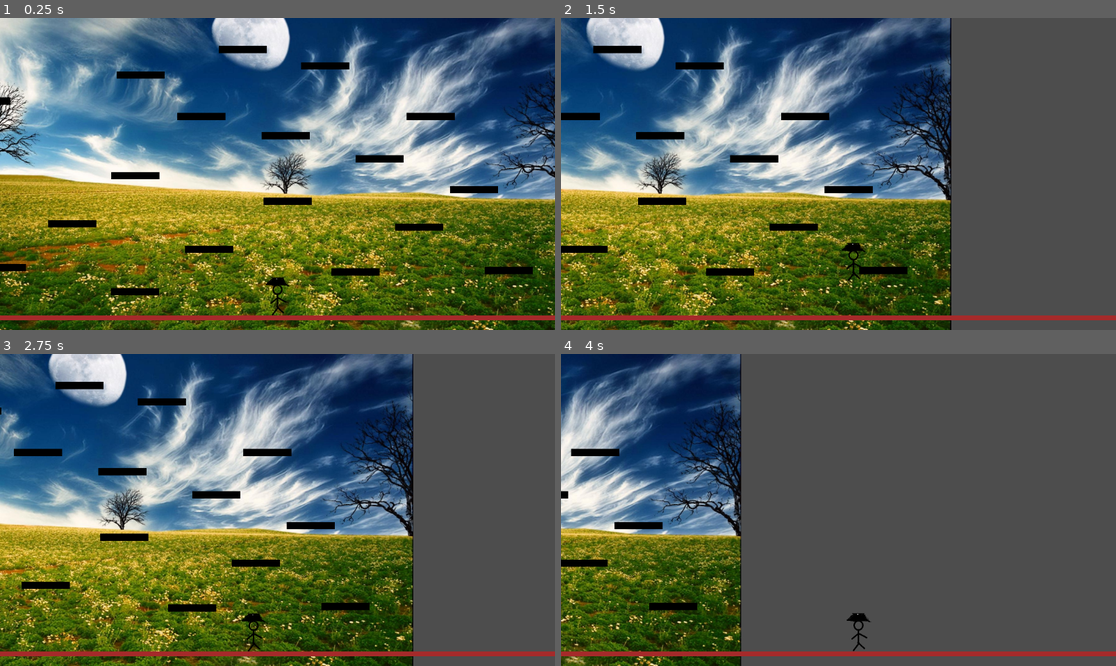
Above: before the commit, frames 1-4 (two rows, left to right).
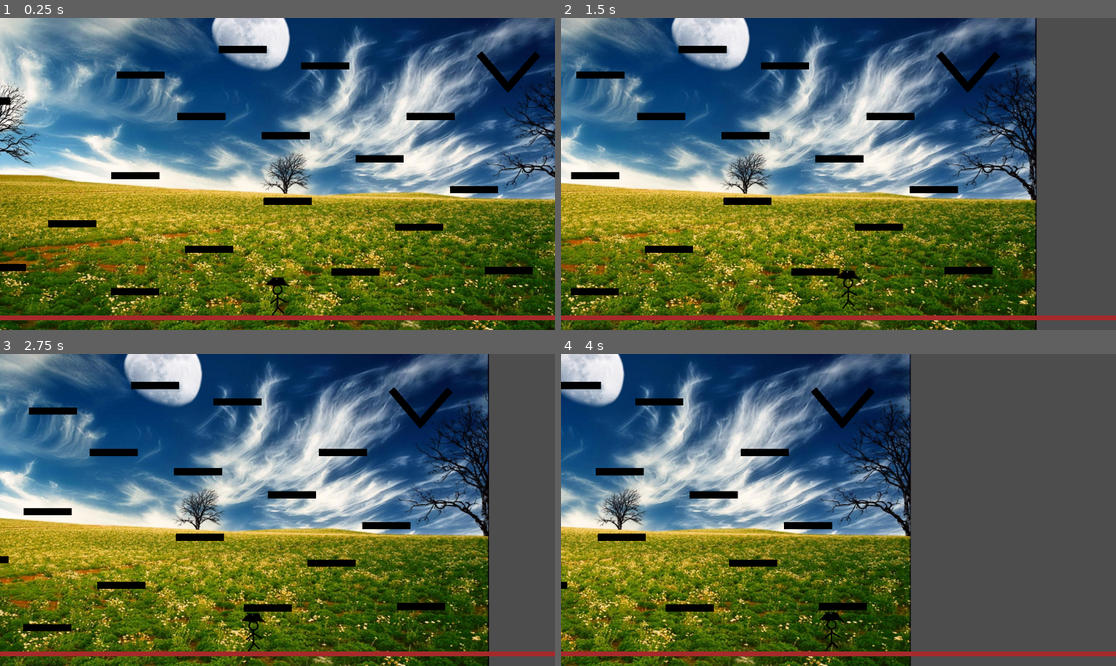
Above: after the commit, the same moments.

Repository: Darr3n2GG/2D-Platformer-Player-Template-WIP
Game: Godot game, scene res://src/scenes/test.tscn
The game is run twice, just before and just after one commit, with the same random seed, the same clock (stepped at 60 frames per second) and the same inputs. The project has no main scene, so this scene is started directly.
Inputs:
- Up to frame 1 (0.25 s): no input
- Up to frame 2 (1.5 s): tap Enter at 0.5 s; hold D (move_right) from 0.53 s (still down); tap Space (jump) at 0.6, 0.77, 1.07, 1.35 s
- Up to frame 3 (2.75 s): tap Space (jump) at 1.52, 1.82, 2.1 s; release D (move_right) at 2.03 s; hold A (move_left) from 2.03 s (still down)
- Up to frame 4 (4 s): release A (move_left) at 2.78 s; hold D (move_right) from 2.78 s (still down); tap Space (jump) at 2.85, 3.02, 3.32, 3.6, 3.77 s

The runs differ from the first frame. In frame 1, 0.4% of the frame differs, in the area x 85-98%, y 10-24%; in frame 2, 68%; in frame 3, 68%, in the area x 0-89%, y 0-100%; in frame 4, 57%.

Commit message:
added low jump
TO DECIDE: make low jump its own objects?

Diff:
--- a/src/game_objects/Player/acceleration/ConstAccel.gd
+++ b/src/game_objects/Player/acceleration/ConstAccel.gd
@@ -14,13 +14,13 @@
 	turn_time = _t_turn
 
 func apply_acceleration(player: Player, direction: float, delta: float) -> void:
-	set_t_accel(player.velocity.x, direction)
+	update_t_accel(player.velocity.x, direction)
 	var ticks := t_accel / delta
 
 	var acceleration = player.max_speed * (1 / ticks)
 	player.velocity.x = move_toward(player.velocity.x, player.max_speed * direction, acceleration)
 
-func set_t_accel(velocity_x: float, direction: float) -> void:
+func update_t_accel(velocity_x: float, direction: float) -> void:
 	if just_pressed() or just_released():
 		var is_turning = sign(velocity_x) != sign(direction) and velocity_x != 0.0
 		if direction == 0.0:
--- a/src/game_objects/Player/player.gd
+++ b/src/game_objects/Player/player.gd
@@ -9,7 +9,7 @@
 var jump_enabled: bool = true
 var gravity_enabled: bool = true
 
-var is_jumping: bool
+#var is_jumping: bool
 
 
 func _physics_process(delta: float) -> void:
--- /dev/null
+++ b/src/game_objects/Player/vertical_movement/BetterVerticalMovement.gd
@@ -0,0 +1,85 @@
+class_name BetterVerticalMovement extends VerticalMovementStrategy
+
+
+@export var jump_height: float
+@export var height_offset: float
+@export var time_to_apex: float
+@export var time_to_fall: float
+
+@export_group("Low Jump")
+enum low_jump_types {GRAVITY_MULTIPLIER, JUMP_CUT}
+@export var low_jump_type: low_jump_types
+@export var low_jump_multiplier: float = 1.0
+@export var low_jump_height: float
+
+var jump_velocity: float
+var gravity: float
+
+var is_released_jump_last_frame: bool
+
+
+func _init(_h_jump = 0.0, _offset = 0.0, _t_apex = 0.0, _t_fall = 0.0) -> void:
+	jump_height = _h_jump
+	height_offset = _offset
+	time_to_apex = _t_apex
+	time_to_fall = _t_fall
+
+
+func apply_jump(player: Player, is_input: bool, _delta: float) -> void:
+	if is_input and player.is_on_floor():
+		jump_velocity = calculate_base_jump_velocity()
+		player.velocity.y = jump_velocity
+
+	if low_jump_type == low_jump_types.JUMP_CUT:
+		jump_cut(player)
+
+	update_is_released_jump_last_frame(is_input and player.is_on_floor())
+
+func jump_cut(player: Player) -> void:
+	var low_jump_velocity := calculate_low_jump_velocity()
+	if player.velocity.y < low_jump_velocity and Input.is_action_just_released("jump"):
+		player.velocity.y = low_jump_velocity
+
+func update_is_released_jump_last_frame(is_jumped: bool) -> void:
+	if is_jumped:
+		is_released_jump_last_frame = false
+
+	if not is_released_jump_last_frame:
+		is_released_jump_last_frame = Input.is_action_just_released("jump")
+
+func calculate_base_jump_velocity() -> float:
+	var h = jump_height + height_offset
+	return calculate_jump_velocity(h, time_to_apex)
+
+func calculate_low_jump_velocity() -> float:
+	var h = low_jump_height + height_offset
+	return calculate_jump_velocity(h, time_to_apex)
+
+func calculate_jump_velocity(h: float, t: float) -> float:
+	return ((2.0 * h) / t) * -1.0
+
+
+func apply_gravity(player: Player, delta: float) -> void:
+	if not player.is_on_floor():
+		gravity = get_gravity(player.velocity.y >= 0)
+		player.velocity.y += gravity * delta
+
+func get_gravity(is_falling: bool) -> float:
+	if is_falling:
+		return calculate_fall_gravity()
+	else:
+		if is_released_jump_last_frame and low_jump_type == low_jump_types.GRAVITY_MULTIPLIER:
+			return calculate_jump_gravity() * low_jump_multiplier
+
+		return calculate_jump_gravity()
+
+func calculate_jump_gravity() -> float:
+	var h = jump_height + height_offset
+	return calculate_gravity(h, time_to_apex)
+
+func calculate_fall_gravity() -> float:
+	var h = jump_height + height_offset
+	return calculate_gravity(h, time_to_fall)
+
+func calculate_gravity(h: float, t: float) -> float:
+	return ((-2.0 * h) / (t * t)) * -1.0
--- a/src/game_objects/Player/vertical_movement/SimpleVerticalMovement.gd
+++ b/src/game_objects/Player/vertical_movement/SimpleVerticalMovement.gd
@@ -9,19 +9,48 @@
 		if use_default_gravity:
 			gravity = ProjectSettings.get_setting("physics/2d/default_gravity")
 
-func _init(_jump_vel = 0.0, _gravity = 0.0, _use_default_g = false) -> void:
+@export_group("Low Jump")
+enum low_jump_types {GRAVITY_MULTIPLIER, JUMP_CUT}
+@export var low_jump_type: low_jump_types
+@export var low_jump_multiplier: float = 1.0
+@export var low_jump_velocity: float
+
+var is_released_jump_last_frame: bool
+
+
+func _init(_jump_vel = 0.0, _gravity = 0.0, _use_def_g = false) -> void:
 	jump_velocity = _jump_vel
 	gravity = _gravity
-	use_default_gravity = _use_default_g
+	use_default_gravity = _use_def_g
 
 func apply_jump(player: Player, is_input: bool, _delta: float) -> void:
-	if player.is_on_floor() and player.is_jumping:
-		player.is_jumping = false
-
 	if is_input and player.is_on_floor():
 		player.velocity.y = jump_velocity
-		player.is_jumping = true
+
+	if low_jump_type == low_jump_types.JUMP_CUT:
+		jump_cut(player)
+
+	update_is_released_jump_last_frame(is_input and player.is_on_floor())
+
+func jump_cut(player: Player) -> void:
+	if player.velocity.y < low_jump_velocity and Input.is_action_just_released("jump"):
+		player.velocity.y = low_jump_velocity
+
+func update_is_released_jump_last_frame(is_jumped: bool) -> void:
+	if is_jumped:
+		is_released_jump_last_frame = false
+
+	if not is_released_jump_last_frame:
+		is_released_jump_last_frame = Input.is_action_just_released("jump")
+
 
 func apply_gravity(player: Player, delta: float) -> void:
-	if not player.is_on_floor():
-		player.velocity.y += gravity * delta
+	if player.is_on_floor():
+		return
+
+	var final_gravity: float
+	if is_released_jump_last_frame and low_jump_type == low_jump_types.GRAVITY_MULTIPLIER:
+		final_gravity = gravity * low_jump_multiplier
+	else:
+		final_gravity = gravity
+	player.velocity.y += final_gravity * delta
--- a/src/game_objects/Player/vertical_movement/VariableVerticalMovement.gd
+++ /dev/null
@@ -1,39 +0,0 @@
-class_name VariableVerticalMovement extends VerticalMovementStrategy
-
-
-@export var jump_height: float
-@export var collision_offset: float
-@export var time_to_apex: float
-@export var time_to_fall: float
-
-var jump_velocity: float
-var gravity: float
-
-
-func apply_jump(player: Player, is_input: bool, _delta: float) -> void:
-	if is_input and player.is_on_floor():
-		jump_velocity = calculate_jump_velocity()
-		player.velocity.y = jump_velocity
-
-
-func apply_gravity(player: Player, delta: float) -> void:
-	if not player.is_on_floor():
-		if player.velocity.y >= 0:
-			gravity = calculate_fall_gravity()
-		else:
-			gravity = calculate_jump_gravity()
-
-		player.velocity.y += gravity * delta
-
-
-func calculate_jump_velocity() -> float:
-	var h = jump_height + collision_offset
-	return ((2.0 * h) / time_to_apex) * -1.0
-
-func calculate_jump_gravity() -> float:
-	var h = jump_height + collision_offset
-	return ((-2.0 * h) / (time_to_apex * time_to_apex)) * -1.0
-
-func calculate_fall_gravity() -> float:
-	var h = jump_height + collision_offset
-	return ((-2.0 * h) / (time_to_fall * time_to_fall)) * -1.0
--- a/src/scenes/test.tscn
+++ b/src/scenes/test.tscn
@@ -5,7 +5,7 @@
 [ext_resource type="PackedScene" uid="uid://bgsqf48tab66p" path="res://src/game_objects/Player/player.tscn" id="3_m5uds"]
 [ext_resource type="Script" uid="uid://bf4yeyev3prjp" path="res://src/game_objects/Player/acceleration/ConstAccel.gd" id="4_n5vox"]
 [ext_resource type="Script" uid="uid://ca0hxgmh7ae0q" path="res://src/game_objects/player_camera.gd" id="5_egtcd"]
-[ext_resource type="Script" uid="uid://ciiqwvuaw4xwr" path="res://src/game_objects/Player/vertical_movement/VariableVerticalMovement.gd" id="5_fen8a"]
+[ext_resource type="Script" uid="uid://bkr4g6455vc2" path="res://src/game_objects/Player/vertical_movement/SimpleVerticalMovement.gd" id="5_fen8a"]
 [ext_resource type="PackedScene" uid="uid://7fqqkxsxk0i1" path="res://src/game_objects/RectanglePlatform/rectangle_platform.tscn" id="5_n5vox"]
 
 [sub_resource type="Resource" id="Resource_fen8a"]
@@ -16,10 +16,12 @@
 
 [sub_resource type="Resource" id="Resource_pixv2"]
 script = ExtResource("5_fen8a")
-jump_height = 100.0
-time_to_apex = 0.3
-time_to_fall = 0.25
-metadata/_custom_type_script = "uid://ciiqwvuaw4xwr"
+jump_velocity = -500.0
+use_default_gravity = true
+low_jump_type = 1
+low_jump_multiplier = 2.0
+low_jump_velocity = -250.0
+metadata/_custom_type_script = "uid://bkr4g6455vc2"
 
 [node name="Test" type="Node2D"]
 
@@ -48,8 +50,32 @@
 size = Vector2(100, 15)
 polygon = PackedVector2Array(-50, 7.5, 50, 7.5, 50, -7.5, -50, -7.5)
 
+[node name="Trap" type="Node2D" parent="Platforms"]
+
+[node name="SquarePlatform21" parent="Platforms/Trap" instance=ExtResource("5_n5vox")]
+position = Vector2(451, -506)
+rotation = 0.86697304
+size = Vector2(100, 15)
+polygon = PackedVector2Array(-50, 7.5, 50, 7.5, 50, -7.5, -50, -7.5)
+
+[node name="SquarePlatform22" parent="Platforms/Trap" instance=ExtResource("5_n5vox")]
+position = Vector2(507, -506)
+rotation = -0.84726477
+size = Vector2(100, 15)
+polygon = PackedVector2Array(-50, 7.5, 50, 7.5, 50, -7.5, -50, -7.5)
+
 [node name="SquarePlatform18" parent="Platforms" instance=ExtResource("5_n5vox")]
 position = Vector2(480, -93)
+size = Vector2(100, 15)
+polygon = PackedVector2Array(-50, 7.5, 50, 7.5, 50, -7.5, -50, -7.5)
+
+[node name="SquarePlatform19" parent="Platforms" instance=ExtResource("5_n5vox")]
+position = Vector2(-752, -105)
+size = Vector2(100, 15)
+polygon = PackedVector2Array(-50, 7.5, 50, 7.5, 50, -7.5, -50, -7.5)
+
+[node name="SquarePlatform20" parent="Platforms" instance=ExtResource("5_n5vox")]
+position = Vector2(-668, -275)
 size = Vector2(100, 15)
 polygon = PackedVector2Array(-50, 7.5, 50, 7.5, 50, -7.5, -50, -7.5)
 
Renamed: src/game_objects/Player/vertical_movement/VariableVerticalMovement.gd.uid -> src/game_objects/Player/vertical_movement/BetterVerticalMovement.gd.uid
